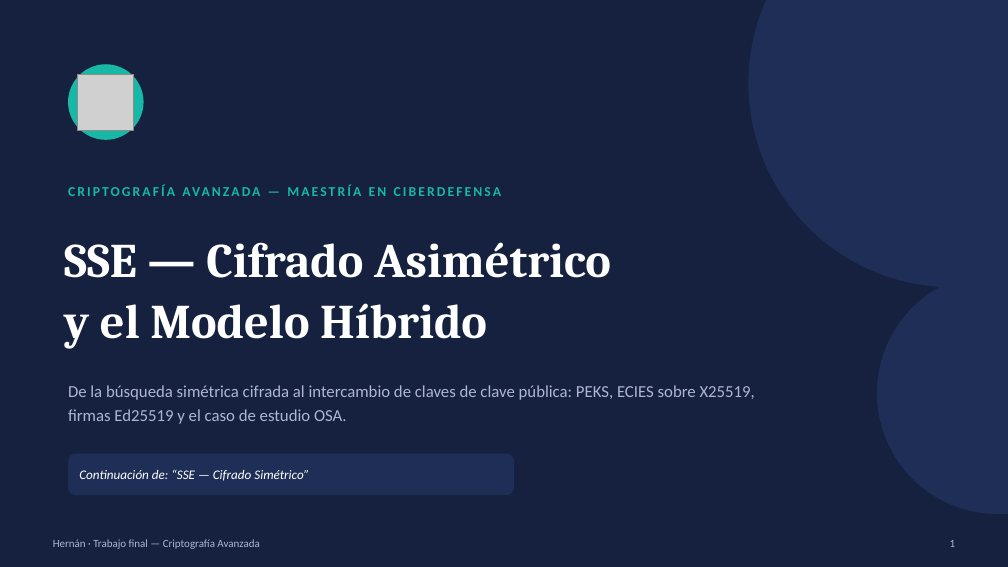
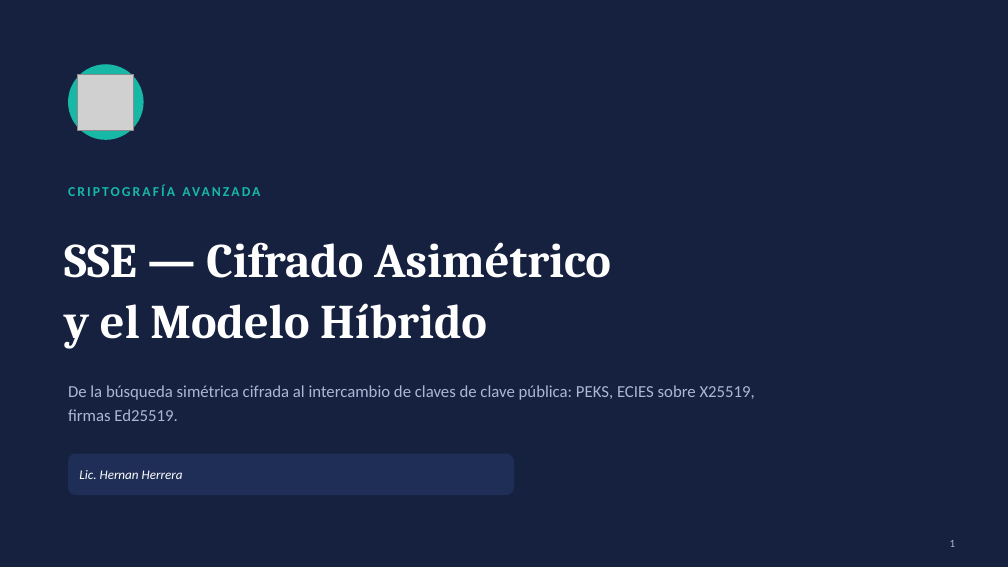
Before and after one commit to hernan2292/resumenes-maestria-en-ciberdefensa, a slide deck: slide 1 of Criptografia Avanzada/sse_cifrado_asimetrico.pptx. Drawn at 1008x567 pixels with LibreOffice and Linux fonts; fonts in the diff are those of the drawing; grey boxes stand for pictures. Boxes give left, top, right and bottom in pixels: in the first picture for what was removed or moved away, otherwise in the second. Text is boxed around its words. In the diff, an @@ line names an element or a change of style, - is before the commit and + after.

```diff
--- a/Criptografia Avanzada/sse_cifrado_asimetrico.pptx
+++ b/Criptografia Avanzada/sse_cifrado_asimetrico.pptx
@@ ellipse removed at (x1=749, y1=0, x2=1008, y2=287) @@
@@ text at (x1=68, y1=178, x2=862, y2=204): text changed @@
-CRIPTOGRAFÍA AVANZADA — MAESTRÍA EN CIBERDEFENSA
+CRIPTOGRAFÍA AVANZADA
@@ ellipse removed at (x1=877, y1=272, x2=1008, y2=514) @@
@@ text at (x1=68, y1=385, x2=755, y2=421): text changed @@
-De la búsqueda simétrica cifrada al intercambio de claves de clave pública: PEKS, ECIES sobre X25519, firmas Ed25519 y el caso de estudio OSA.
+De la búsqueda simétrica cifrada al intercambio de claves de clave pública: PEKS, ECIES sobre X25519, firmas Ed25519.
@@ text at (x1=79, y1=470, x2=183, y2=479): text changed @@
-Continuación de: “SSE — Cifrado Simétrico”
+Lic. Hernan Herrera
@@ text removed at (x1=53, y1=539, x2=259, y2=549) @@
-Hernán · Trabajo final — Criptografía Avanzada
```
Also in this commit, not shown: 10 other slides changed, 1 other file.
